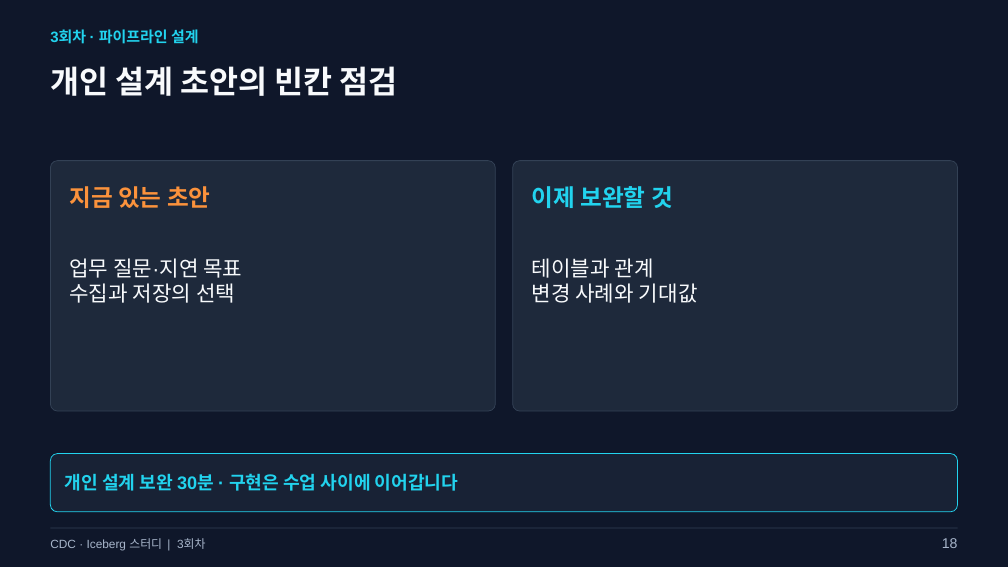
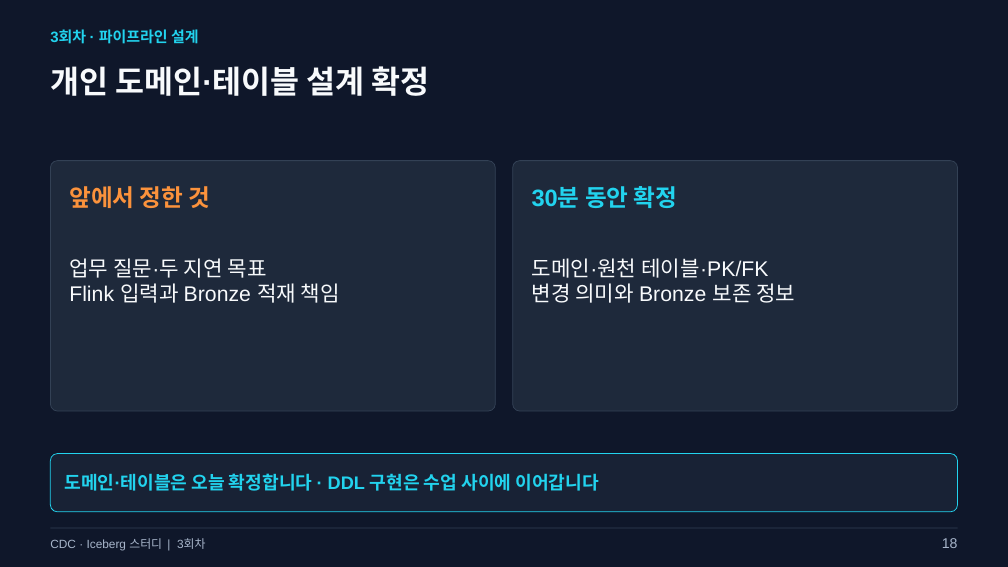
Before and after one commit to kim-dabin/cdc-lakehouse-study, a slide deck: slide 18 of labs/session03/slides/03-session03.pptx. Drawn at 1008x567 pixels with LibreOffice and Linux fonts; fonts in the diff are those of the drawing. Boxes give left, top, right and bottom in pixels: in the first picture for what was removed or moved away, otherwise in the second. Text is boxed around its words. In the diff, an @@ line names an element or a change of style, - is before the commit and + after.

Commit message:
Align Session 3 with Flink Bronze design and Iceberg commits

```diff
--- a/labs/session03/slides/03-session03.pptx
+++ b/labs/session03/slides/03-session03.pptx
@@ text at <box>50,66,430,96</box>: text changed @@
-개인 설계 초안의 빈칸 점검
+개인 도메인·테이블 설계 확정
@@ text at <box>69,186,211,208</box>: text changed @@
-지금 있는 초안
+앞에서 정한 것
@@ text at <box>532,186,678,208</box>: text changed @@
-이제 보완할 것
+30분 동안 확정
@@ text at <box>69,258,340,303</box>: text changed @@
-업무 질문·지연 목표
-수집과 저장의 선택
+업무 질문·두 지연 목표
+Flink 입력과 Bronze 적재 책임
@@ text at <box>532,258,795,303</box>: text changed @@
-테이블과 관계
-변경 사례와 기대값
+도메인·원천 테이블·PK/FK
+변경 의미와 Bronze 보존 정보
@@ text at <box>65,473,598,491</box>: text changed @@
-개인 설계 보완 30분 · 구현은 수업 사이에 이어갑니다
+도메인·테이블은 오늘 확정합니다 · DDL 구현은 수업 사이에 이어갑니다
```
Also in this commit, not shown: 8 other slides changed, 1 slide added, 1 slide removed, 7 other files.
